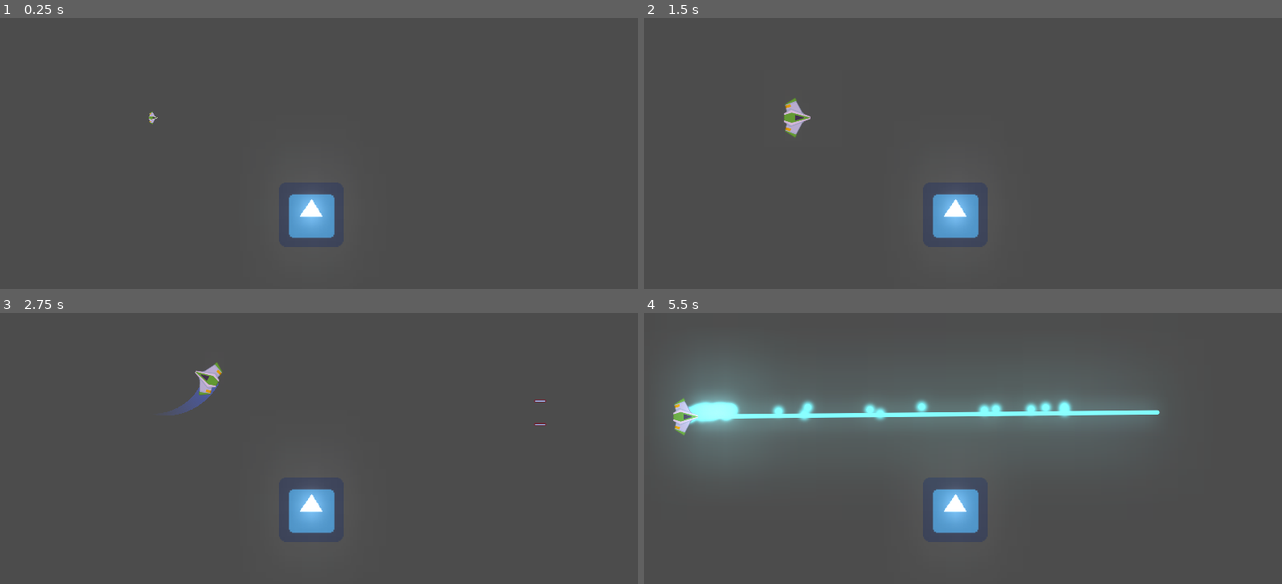
Above: before the commit, frames 1-4 (two rows, left to right).
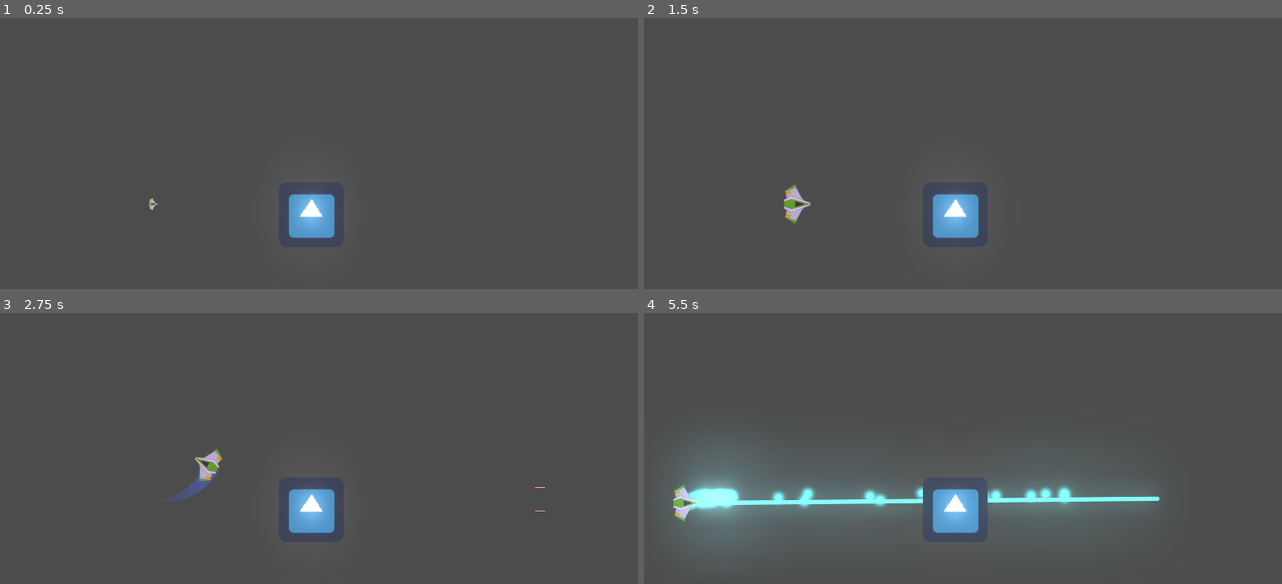
Above: after the commit, the same moments.

Repository: ismael29h/mete0rit0s-juego
Game: Godot game, scene res://Juego/Niveles/NivelTest.tscn
The game is run twice, just before and just after one commit, with the same random seed, the same clock (stepped at 60 frames per second) and the same inputs. The engine's default icon, where the game draws it, is replaced by a stand-in: a white triangle on a blue panel in a dark square.
Inputs:
- Up to frame 1 (0.25 s): no input
- Up to frame 2 (1.5 s): hold W (mover_adelante) 0.53-1.28 s; hold Space (disparo_principal) 0.53-1.28 s; tap Shift (disparo_secundario) at 1.35 s
- Up to frame 3 (2.75 s): tap Enter at 2 s; hold W (mover_adelante) from 2.03 s (still down); hold A (mover_antihorario) from 2.03 s (still down)
- Up to frame 4 (5.5 s): release A (mover_antihorario) at 2.78 s; tap S (mover_atrás) at 2.85 s; release W (mover_adelante) at 3.53 s; hold D (mover_horario) 3.53-4.28 s; tap Space (disparo_principal) at 4.35 s; tap Shift (disparo_secundario) at 5.1 s

The runs differ from the first frame. In frame 1, less than 0.1% of the frame differs, in the area x 23-25%, y 34-72%; in frame 2, 0.7%; in frame 3, 1.1%; in frame 4, 19%, in the area x 4-81%, y 19-86%.

Commit message:
Explosion Player retocada otra vez

Diff:
--- a/Juego/Explosiones/Explosion.tscn
+++ b/Juego/Explosiones/Explosion.tscn
@@ -124,7 +124,7 @@
 z_as_relative = false
 
 [node name="SmokeParticles2D" type="CPUParticles2D" parent="."]
-modulate = Color( 0.901961, 0.607843, 0.145098, 1 )
+modulate = Color( 0.909804, 0.32549, 0.215686, 1 )
 amount = 32
 lifetime = 1.5
 preprocess = 0.6
@@ -137,7 +137,7 @@
 [node name="FireTrails" type="Node2D" parent="."]
 
 [node name="FireTrailParticles2D" type="CPUParticles2D" parent="FireTrails"]
-modulate = Color( 0.901961, 0.607843, 0.145098, 1 )
+modulate = Color( 0.937255, 0.360784, 0.215686, 1 )
 amount = 50
 lifetime = 0.5
 randomness = 0.5
@@ -147,7 +147,6 @@
 initial_velocity = 20.0
 
 [node name="FireTrailParticles2D2" type="CPUParticles2D" parent="FireTrails"]
-modulate = Color( 0.901961, 0.607843, 0.145098, 1 )
 emitting = false
 amount = 50
 lifetime = 0.5
@@ -158,7 +157,7 @@
 initial_velocity = 10.0
 
 [node name="FireTrailParticles2D3" type="CPUParticles2D" parent="FireTrails"]
-modulate = Color( 0.901961, 0.607843, 0.145098, 1 )
+modulate = Color( 0.94902, 0.376471, 0.215686, 1 )
 emitting = false
 amount = 50
 lifetime = 0.5
@@ -169,7 +168,7 @@
 initial_velocity = 10.0
 
 [node name="FireTrailParticles2D4" type="CPUParticles2D" parent="FireTrails"]
-modulate = Color( 0.901961, 0.607843, 0.145098, 1 )
+modulate = Color( 0.980392, 0.443137, 0.219608, 1 )
 emitting = false
 amount = 50
 lifetime = 0.5
@@ -180,7 +179,7 @@
 initial_velocity = 10.0
 
 [node name="FireTrailParticles2D5" type="CPUParticles2D" parent="FireTrails"]
-modulate = Color( 0.901961, 0.607843, 0.145098, 1 )
+modulate = Color( 0.996078, 0.694118, 0.286275, 1 )
 amount = 50
 lifetime = 0.5
 randomness = 0.5
@@ -190,7 +189,7 @@
 initial_velocity = 10.0
 
 [node name="FireBurstParticles2D" type="CPUParticles2D" parent="."]
-modulate = Color( 0.901961, 0.607843, 0.145098, 1 )
+modulate = Color( 1, 0.788235, 0.309804, 1 )
 amount = 64
 lifetime = 0.5
 explosiveness = 0.3
@@ -202,7 +201,7 @@
 initial_velocity = 10.0
 
 [node name="SparkleParticles2D" type="CPUParticles2D" parent="."]
-modulate = Color( 0.937255, 0.745098, 0.447059, 1 )
+modulate = Color( 1, 0.890196, 0.639216, 1 )
 amount = 32
 explosiveness = 0.2
 randomness = 1.0
--- a/Juego/Explosiones/explosion_gradient.tres
+++ /dev/null
@@ -1,8 +0,0 @@
-[gd_resource type="GradientTexture" load_steps=2 format=2]
-
-[sub_resource type="Gradient" id=1]
-offsets = PoolRealArray( 0, 0.256158, 0.596059, 0.842365, 1 )
-colors = PoolColorArray( 0.831373, 0.219608, 0.219608, 0, 0.831373, 0.219608, 0.219608, 1, 0.980392, 0.419608, 0.211765, 1, 1, 0.788235, 0.309804, 1, 1, 1, 1, 1 )
-
-[resource]
-gradient = SubResource( 1 )
--- a/Juego/Explosiones/explosion_gradient_2.tres
+++ /dev/null
@@ -1,8 +0,0 @@
-[gd_resource type="GradientTexture" load_steps=2 format=2]
-
-[sub_resource type="Gradient" id=1]
-offsets = PoolRealArray( 0, 0.0945455, 0.181818, 0.389091, 0.570909, 0.865455 )
-colors = PoolColorArray( 0.976471, 0.878431, 0.705882, 0, 0.97568, 0.84943, 0.605487, 1, 0.972656, 0.754792, 0.26258, 1, 1, 0.45265, 0.155894, 1, 0.831373, 0.219608, 0.219608, 1, 0.258824, 0.25098, 0.25098, 1 )
-
-[resource]
-gradient = SubResource( 1 )
--- a/Juego/Explosiones/scraps_gradient.tres
+++ /dev/null
@@ -1,8 +0,0 @@
-[gd_resource type="GradientTexture" load_steps=2 format=2]
-
-[sub_resource type="Gradient" id=1]
-offsets = PoolRealArray( 0, 0.155894, 0.505017, 0.8327, 1 )
-colors = PoolColorArray( 0.258824, 0.25098, 0.25098, 1, 0.722656, 0.118153, 0.118153, 1, 0.855469, 0.323879, 0.126857, 1, 1, 0.788235, 0.309804, 0.717647, 1, 1, 1, 0 )
-
-[resource]
-gradient = SubResource( 1 )
--- a/Juego/Niveles/NivelTest.tscn
+++ b/Juego/Niveles/NivelTest.tscn
@@ -14,7 +14,7 @@
 environment = ExtResource( 3 )
 
 [node name="Player" parent="." instance=ExtResource( 1 )]
-position = Vector2( 481, 297 )
+position = Vector2( 481, 554 )
 
 [node name="EnemigoDummy" parent="." instance=ExtResource( 5 )]
 position = Vector2( 950, 585 )
